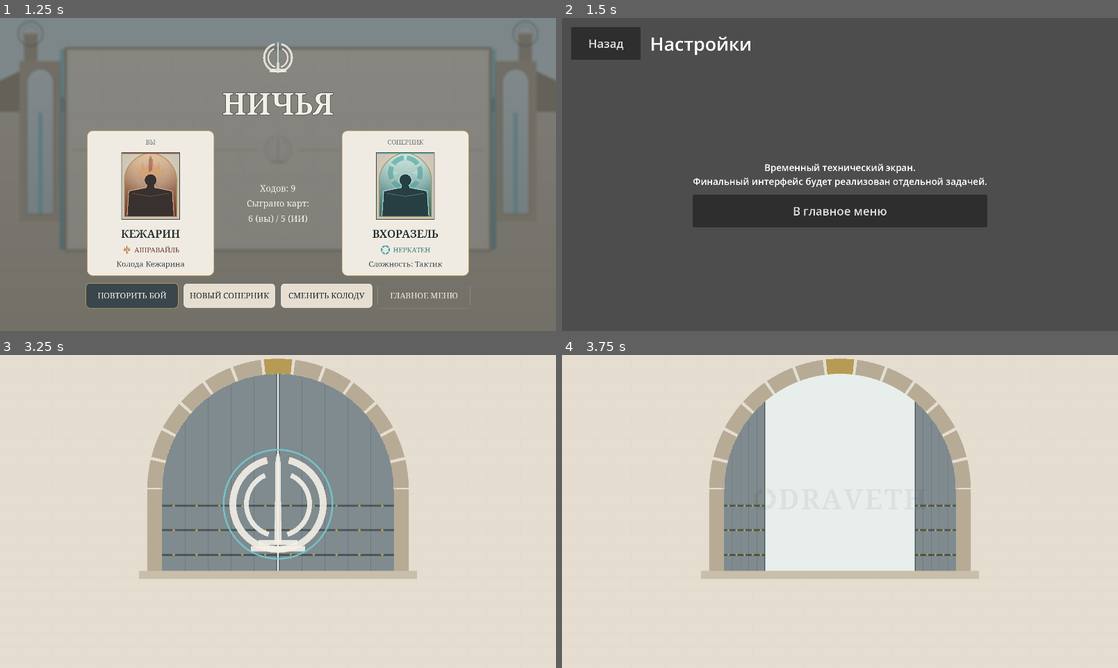
Above: before the commit, frames 1-4 (two rows, left to right).
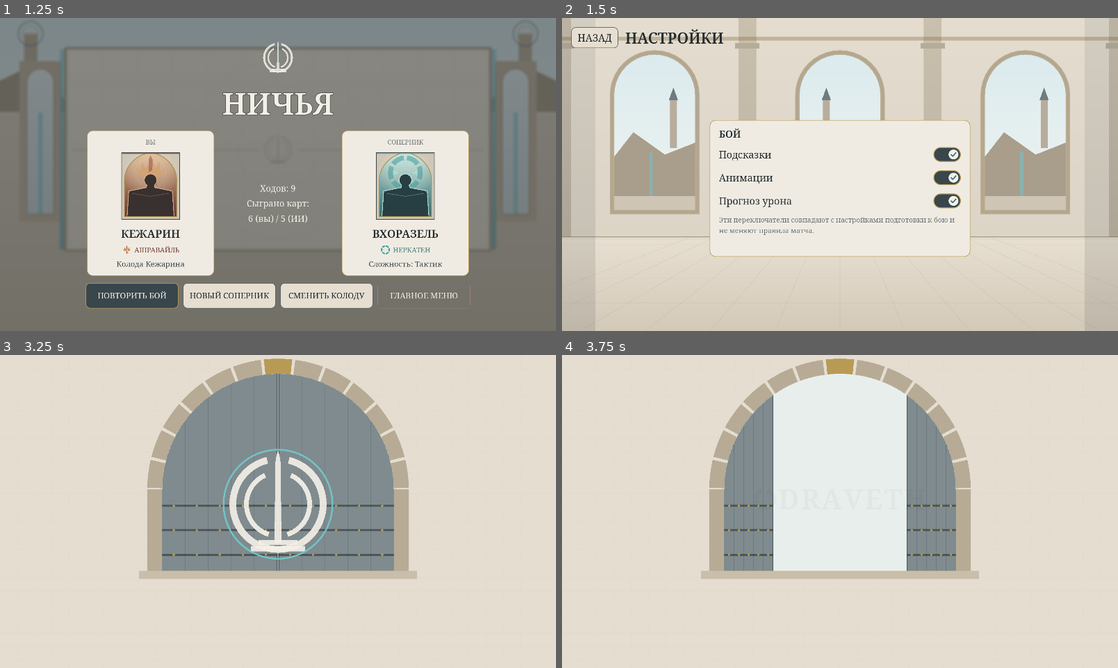
Above: after the commit, the same moments.

Repository: ilsafgilmullin/odraveth
Game: Godot game, scene res://tests/visual_alpha_smoke.tscn
The game is run twice, just before and just after one commit, with the same random seed, the same clock (stepped at 60 frames per second) and the same inputs. This scene is started directly instead of the project's main scene.
Inputs (mouse positions are in pixels of both pictures, inside the frame that each line leads up to):
- Up to frame 1 (1.25 s): tap Enter at 0.5 s; move the mouse to (400, 158) at 0.52 s; click (400, 158) at 0.67 s
- Up to frame 2 (1.5 s): click "НОВЫЙ СОПЕРНИК" at 1.25 s
- Up to frame 3 (3.25 s): click "Назад" (after the commit: "НАЗАД") at 2 s; click (278, 492) at 2.75 s, where only the run after the commit has a clickable "Подсказки"
- Up to frame 4 (3.75 s): click (840, 514) at 3.5 s, where only the run after the commit has a clickable "Анимации"

Frame 1 is identical in both runs. In frame 2, 99% of the frame differs, in the area x 0-100%, y 0-100%; in frame 3, 0.3%; in frame 4, 1.9%.

Commit message:
Stage 7M: Citadel shells for Settings and Progress, QA scenes
Settings exposes only the persisted battle switches shared with Prebattle;
Progress is a sealed page (Q-15 open). Adds settings/progress QA scenes and
settles transient battle effects before the battle-early capture. Full
regression 2897 checks pass.

Co-Authored-By: Claude Opus 5.5 <noreply@anthropic.com>
Claude-Session: https://claude.ai/code/session_01BmaY7QcZuPmY3aaYCUkTUh

Diff:
--- a/scenes/progress/progress.tscn
+++ b/scenes/progress/progress.tscn
@@ -1,6 +1,13 @@
 [gd_scene format=3]
 
-[ext_resource type="PackedScene" path="res://scenes/common/placeholder_screen.tscn" id="1_base"]
+[ext_resource type="Script" path="res://scripts/ui/citadel_shell_screen.gd" id="1_shell"]
 
-[node name="Progress" instance=ExtResource("1_base")]
+[node name="Progress" type="Control"]
+layout_mode = 3
+anchors_preset = 15
+anchor_right = 1.0
+anchor_bottom = 1.0
+grow_horizontal = 2
+grow_vertical = 2
+script = ExtResource("1_shell")
 route_id = &"progress"
--- a/scenes/settings/settings.tscn
+++ b/scenes/settings/settings.tscn
@@ -1,6 +1,13 @@
 [gd_scene format=3]
 
-[ext_resource type="PackedScene" path="res://scenes/common/placeholder_screen.tscn" id="1_base"]
+[ext_resource type="Script" path="res://scripts/ui/citadel_shell_screen.gd" id="1_shell"]
 
-[node name="Settings" instance=ExtResource("1_base")]
+[node name="Settings" type="Control"]
+layout_mode = 3
+anchors_preset = 15
+anchor_right = 1.0
+anchor_bottom = 1.0
+grow_horizontal = 2
+grow_vertical = 2
+script = ExtResource("1_shell")
 route_id = &"settings"
--- /dev/null
+++ b/scripts/ui/citadel_shell_screen.gd
@@ -0,0 +1,134 @@
+class_name CitadelShellScreen
+extends Control
+## Stage 7 visual shell for «Настройки» and «Прогресс» in the Citadel hall style.
+## Settings exposes only the already persisted battle presentation switches (the
+## same profile fields as Prebattle). Progress stays sealed: Q-15 is open, so there
+## is no experience, rewards, ranking, achievements or currency.
+
+@export var route_id: StringName = &""
+
+var route_params: Dictionary = {}
+var toggles: Dictionary = {}
+var status_label: Label
+
+var _display_font: Font
+
+
+func apply_route_params(params: Dictionary) -> void:
+	route_params = params
+
+
+func _ready() -> void:
+	UiKit.apply_root_theme(self)
+	_display_font = load(UiKit.DISPLAY_FONT_PATH) as Font
+	add_child(CitadelBackdrop.create(CitadelBackdrop.Mood.HALL))
+	var safe := SafeAreaContainer.new()
+	safe.name = "SafeArea"
+	safe.set_anchors_and_offsets_preset(PRESET_FULL_RECT)
+	add_child(safe)
+	var layout := VBoxContainer.new()
+	layout.add_theme_constant_override("separation", VisualTokens.SPACE_4)
+	safe.add_child(layout)
+	var header := HBoxContainer.new()
+	header.add_theme_constant_override("separation", VisualTokens.SPACE_4)
+	layout.add_child(header)
+	var back := UiKit.make_button("НАЗАД", UiKit.ButtonRole.SECONDARY)
+	back.name = "BackButton"
+	back.pressed.connect(_go_back)
+	header.add_child(back)
+	var title := UiKit.make_display_label(Routes.title(route_id).to_upper())
+	title.name = "TitleLabel"
+	title.add_theme_font_size_override("font_size", VisualTokens.FONT_TITLE)
+	header.add_child(title)
+	var center := CenterContainer.new()
+	center.size_flags_vertical = Control.SIZE_EXPAND_FILL
+	layout.add_child(center)
+	var panel := UiKit.make_panel(true)
+	panel.name = "ShellPanel"
+	panel.custom_minimum_size = Vector2(900, 0)
+	center.add_child(panel)
+	var stack := VBoxContainer.new()
+	stack.add_theme_constant_override("separation", VisualTokens.SPACE_3)
+	panel.add_child(stack)
+	if route_id == Routes.SETTINGS:
+		_build_settings(stack)
+	else:
+		_build_sealed(stack)
+
+
+func _heading(parent: Control, text_value: String) -> void:
+	var label := Label.new()
+	label.text = text_value
+	label.add_theme_font_size_override("font_size", 34)
+	label.add_theme_color_override("font_color", VisualTokens.COLOR_STEEL_900)
+	if _display_font != null:
+		label.add_theme_font_override("font", _display_font)
+	parent.add_child(label)
+
+
+func _build_settings(stack: VBoxContainer) -> void:
+	_heading(stack, "БОЙ")
+	var prefs: Dictionary = PlayerSetupData.normalized(AppState.profile)["prebattle"]
+	for key: String in PrebattleScreen.TOGGLE_LABELS:
+		var toggle := CheckButton.new()
+		toggle.name = "Toggle_%s" % key
+		toggle.text = PrebattleScreen.TOGGLE_LABELS[key]
+		UiKit.prepare_switch(toggle)
+		toggle.set_pressed_no_signal(bool(prefs.get(key, true)))
+		toggle.toggled.connect(_set_toggle.bind(key))
+		stack.add_child(toggle)
+		toggles[key] = toggle
+	var note := Label.new()
+	note.text = "Эти переключатели совпадают с настройками подготовки к бою и не меняют правила матча."
+	note.autowrap_mode = TextServer.AUTOWRAP_WORD_SMART
+	note.add_theme_font_size_override("font_size", 24)
+	note.add_theme_color_override("font_color", VisualTokens.COLOR_MUTED)
+	stack.add_child(note)
+	status_label = Label.new()
+	status_label.name = "StatusLabel"
+	status_label.add_theme_font_size_override("font_size", 24)
+	status_label.add_theme_color_override("font_color", Color("9a3b2f"))
+	stack.add_child(status_label)
+
+
+func _set_toggle(enabled: bool, key: String) -> void:
+	var next := PlayerSetupData.normalized(AppState.profile)
+	next["prebattle"][key] = enabled
+	if AppState.persist_profile(next) != OK:
+		(toggles[key] as CheckButton).set_pressed_no_signal(not enabled)
+		status_label.text = "Не удалось сохранить настройки"
+
+
+func _build_sealed(stack: VBoxContainer) -> void:
+	var seal := EmblemView.seal(Color(0.45, 0.38, 0.28, 0.75))
+	seal.custom_minimum_size = Vector2(180, 180)
+	seal.size_flags_horizontal = Control.SIZE_SHRINK_CENTER
+	stack.add_child(seal)
+	var label := Label.new()
+	label.name = "SealedLabel"
+	label.text = "ЛЕТОПИСЬ ПРОГРЕССА ЗАПЕЧАТАНА"
+	label.horizontal_alignment = HORIZONTAL_ALIGNMENT_CENTER
+	label.add_theme_font_size_override("font_size", 36)
+	label.add_theme_color_override("font_color", VisualTokens.COLOR_STEEL_700)
+	if _display_font != null:
+		label.add_theme_font_override("font", _display_font)
+	stack.add_child(label)
+	var note := Label.new()
+	note.text = "Страницы этого раздела пока закрыты."
+	note.horizontal_alignment = HORIZONTAL_ALIGNMENT_CENTER
+	note.autowrap_mode = TextServer.AUTOWRAP_WORD_SMART
+	note.add_theme_font_size_override("font_size", 26)
+	note.add_theme_color_override("font_color", VisualTokens.COLOR_MUTED)
+	stack.add_child(note)
+
+
+func handle_back_request() -> bool:
+	_go_back()
+	return true
+
+
+func _go_back() -> void:
+	if SceneRouter.can_go_back():
+		SceneRouter.go_back()
+	else:
+		SceneRouter.reset_to(Routes.MAIN_MENU)
--- a/tests/result_library_tests.gd
+++ b/tests/result_library_tests.gd
@@ -19,6 +19,7 @@
 	await _test_result_outcomes()
 	await _test_result_actions()
 	await _test_library()
+	await _test_settings_progress_shell()
 
 
 func _ok(condition: bool, label: String) -> void:
@@ -115,3 +116,23 @@
 		_ok(library.find_child("SealedLabel", true, false) != null, "%s is a sealed page, not invented lore" % section)
 	_ok(not PresentationAudit.has_developer_words(library), "Library has no developer words")
 	_ok(library.handle_back_request() and await _wait(Routes.MAIN_MENU), "Back leaves the Library")
+
+
+func _test_settings_progress_shell() -> void:
+	SceneRouter.reset_to(Routes.SETTINGS)
+	await _wait(Routes.SETTINGS)
+	var settings := _tree.current_scene as CitadelShellScreen
+	_ok(settings != null and settings.toggles.size() == 3, "Settings shows the three persisted battle switches")
+	if settings != null:
+		var animations := settings.toggles[PlayerSetupData.ANIMATIONS] as CheckButton
+		var before := animations.button_pressed
+		animations.button_pressed = not before
+		_ok(bool(PlayerSetupData.normalized(AppState.profile)["prebattle"][PlayerSetupData.ANIMATIONS]) == (not before),
+			"a Settings switch persists the same profile field as Prebattle")
+		animations.button_pressed = before
+		_ok(not PresentationAudit.has_developer_words(settings), "Settings has no developer words")
+	SceneRouter.reset_to(Routes.PROGRESS)
+	await _wait(Routes.PROGRESS)
+	var progress := _tree.current_scene
+	_ok(progress.find_child("SealedLabel", true, false) != null and not PresentationAudit.has_developer_words(progress),
+		"Progress is a sealed shell: no XP, rewards or currency (Q-15 open)")
--- a/tests/visual_qa/visual_qa_scenarios.gd
+++ b/tests/visual_qa/visual_qa_scenarios.gd
@@ -57,6 +57,8 @@
 		["boot-mid", boot_mid],
 		["boot-reveal", boot_reveal],
 		["boot-failed", boot_failed],
+		["settings", settings_shell],
+		["progress", progress_shell],
 	]
 
 
@@ -346,6 +348,7 @@
 		if scene._ui_state == scene.UIState.PLAYER_IDLE:
 			break
 		scene._tick_events(100.0)
+	await _settle_effects(scene)
 	return scene._ui_state == scene.UIState.PLAYER_IDLE
 
 
@@ -598,6 +601,17 @@
 	return _boot(0.33, "", 0.0, true)
 
 
+func settings_shell() -> bool:
+	_clear_overlay()
+	_use_profile(qa_profile())
+	return await runner.open_route(Routes.SETTINGS)
+
+
+func progress_shell() -> bool:
+	_clear_overlay()
+	return await runner.open_route(Routes.PROGRESS)
+
+
 ## Synchronous QA ticks never advance tweens; drop transient effects before a shot.
 func _settle_effects(scene: Control) -> void:
 	await runner.settle(2)
Not shown, added: scripts/ui/citadel_shell_screen.gd.uid
Not shown, changed: docs/BOOT_AND_BRAND_V1.md
